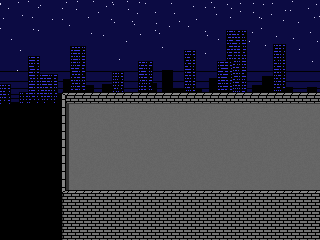
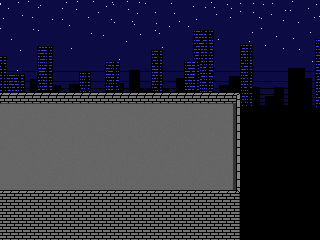
Revision of a layered 320 × 240 image; what changed, layer by layer:
added group "E-4" with 8 layers above "D-4" over [0,30,320,240]
added layer "Rooftop Wall Bottom" (1st of 5, in "E-4") in group "E-4" over [0,190,240,240]
added layer "Rooftop Right Wall" in group "E-4" over [233,93,241,240]
added layer "Rooftop Wall Top" (1st of 5, in "E-4") in group "E-4" over [0,92,238,104]
added layer "Rooftop Floor" (1st of 5, in "E-4") in group "E-4" over [0,102,233,238]
added layer "buildings" (1st of 5, in "E-4") in group "E-4" over [0,30,320,115]
added layer "starz" (1st of 5, in "E-4") in group "E-4" over [0,30,320,71]
added layer "darkness" (1st of 5, in "E-4") in group "E-4" over [0,71,320,240]
added layer "Night Sky" (1st of 5, in "E-4") in group "E-4" over [0,30,320,240]
hid group "A-4" (8 layers) over [0,30,320,240]
